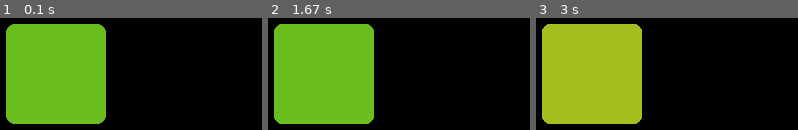
Above: before the commit, frames 1-3 (left to right).
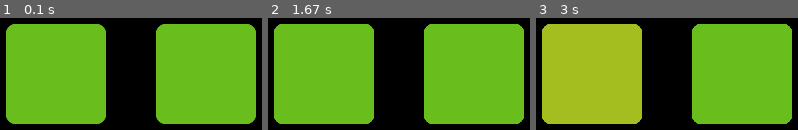
Above: after the commit, the same moments.

Repository: AndreSamusenko/pygame_gui
Game: pygame game, started from example.py
The game is run twice, just before and just after one commit, with the same random seed, the same clock (stepped at 60 frames per second) and the same inputs.
Inputs (mouse positions are in pixels of both pictures, inside the frame that each line leads up to):
- Up to frame 1 (0.1 s): no input
- Up to frame 2 (1.67 s): click (323, 74) at 0.38 s; click (outside the picture) at 0.88 s
- Up to frame 3 (3 s): click (604, 104) at 2.72 s

The runs differ from the first frame. In frame 1, 34% of the frame differs, in the area x 59-98%, y 5-95%; in frame 2, 34%; in frame 3, 34%.

Commit message:
First prototype of event system

Diff:
--- a/Button.py
+++ b/Button.py
@@ -18,18 +18,17 @@
         pos = pygame.mouse.get_pos()
         return self.x <= pos[0] <= self.x + self.width and self.y <= pos[1] <= self.y + self.height
 
-    def __is_clicked(self):
-        global clicked
+    def __is_clicked(self, clicked):
         return clicked and self.__is_hovered()
 
     def __set_x_y(self, x, y):
         self.x = x
         self.y = y
 
-    def render(self, x, y):
+    def render(self, x, y, clicked):
         self.__set_x_y(x, y)
 
-        if self.__is_clicked():
+        if self.__is_clicked(clicked):
             screen.blit(self.pressed_state, (self.x, self.y))
             self.action()
         elif self.__is_hovered():
--- a/example.py
+++ b/example.py
@@ -9,6 +9,9 @@
 
 Button1 = ButtonImage(100, 100, main_state_img, pressed_state_img, pressed_state_img)
 Button1.set_action(printer)
+Button2 = ButtonImage(100, 100, main_state_img, pressed_state_img, pressed_state_img)
+Button2.set_action(printer)
+
 
 while True:
     events = pygame.event.get()
@@ -17,6 +20,8 @@
             exit()
         if event.type == pygame.MOUSEBUTTONDOWN:
             clicked = True
-    Button1.render(300, 300)
+    Button1.render(300, 300, clicked)
+    Button2.render(450, 300, clicked)
     pygame.display.update()
+    clicked = False
     clock.tick(30)
--- a/settings.py
+++ b/settings.py
@@ -1,6 +1,6 @@
 import pygame
 
-pygame.display.set_caption("Renamer")
+pygame.display.set_caption("GUI test")
 screen = pygame.display.set_mode((800, 500))
 main_state_img = pygame.image.load(r"images\main_state.png")
 pressed_state_img = pygame.image.load(r"images\pressed_state.png")
